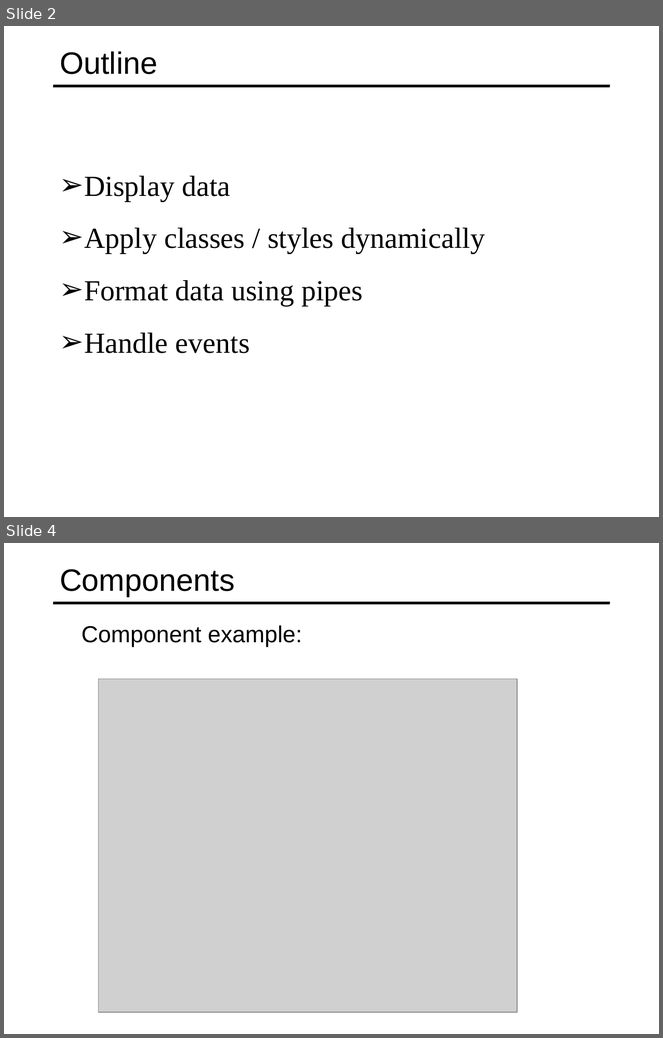
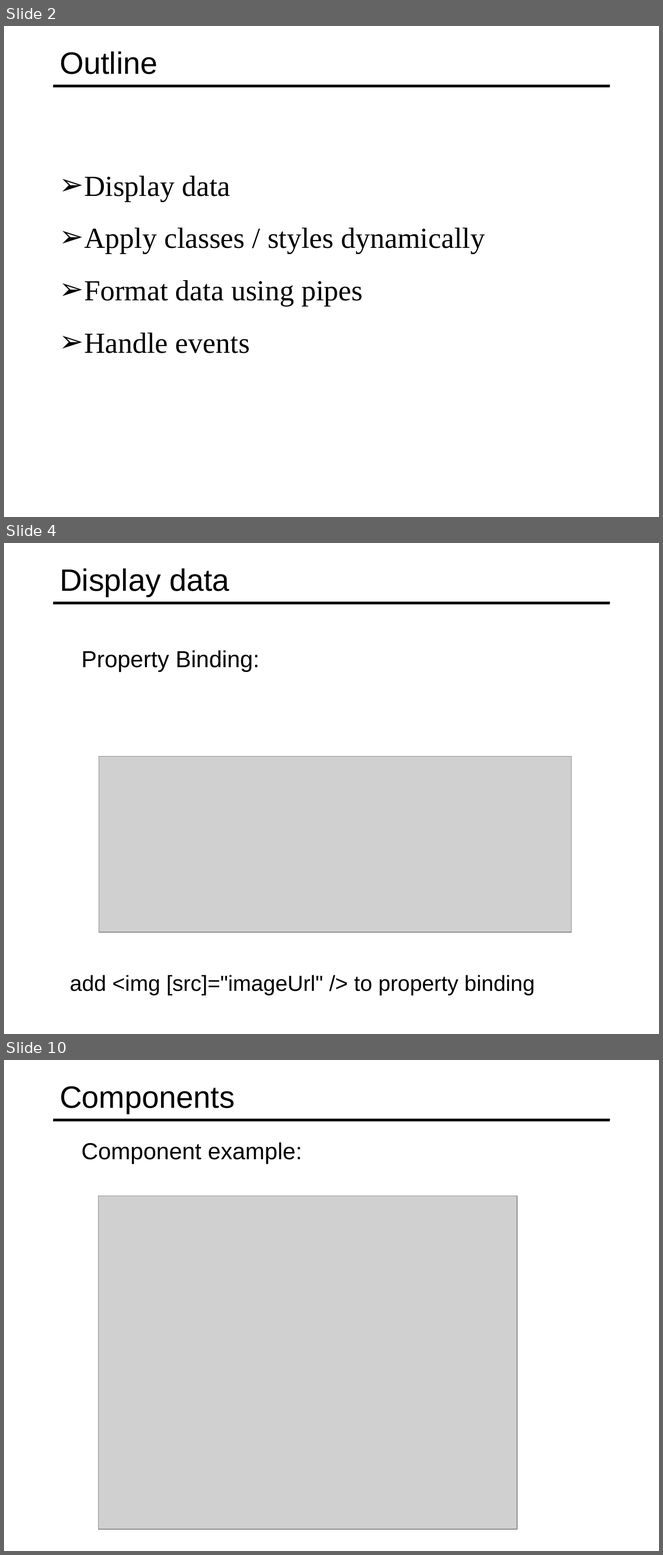
Before and after one commit to specter01wj/Jago_Link_Training, a slide deck: Angular/Angular7/Angular Advanced Course/Essentials/2.Displaying Data and Handling Events/L2_Displaying Data and Handling Events.ppt. Shown one above the other, each under a label of ours: slides 2 and 4 before the commit, slides 2, 4 and 10 after it; the slides between them are not shown. The pictures are 663x1038 and 663x1555 pixels, drawn with LibreOffice and Linux fonts; fonts in the diff are those of the drawing; grey boxes stand for pictures. Boxes give left, top, right and bottom in pixels: in the first picture for what was removed or moved away, otherwise in the second. Text is boxed around its words. In the diff, an @@ line names an element or a change of style, - is before the commit and + after.

```diff
--- a/Angular/Angular7/Angular Advanced Course/Essentials/2.Displaying Data and Handling Events/L2_Displaying Data and Handling Events.ppt
+++ b/Angular/Angular7/Angular Advanced Course/Essentials/2.Displaying Data and Handling Events/L2_Displaying Data and Handling Events.ppt
@@ slide 4 added at (4, 543, 659, 1034), background #FFFFFF; not listed: 1 template element that a slide beside it also shows @@
@@ title added at (60, 568, 230, 596), 34 pt, text #000000 @@
+Display data
@@ text added at (81, 650, 259, 672), 25.5 pt, text #000000 @@
+  Property Binding:
@@ picture added at (99, 757, 572, 933) @@
@@ text added at (70, 975, 535, 996), 24 pt, text #000000 @@
+  add <img [src]="imageUrl" /> to property binding
@@ what was slide 4 is now slide 10 @@
```
Also in this commit, not shown: 1 slide changed, 5 other slides added, 1 other file.
